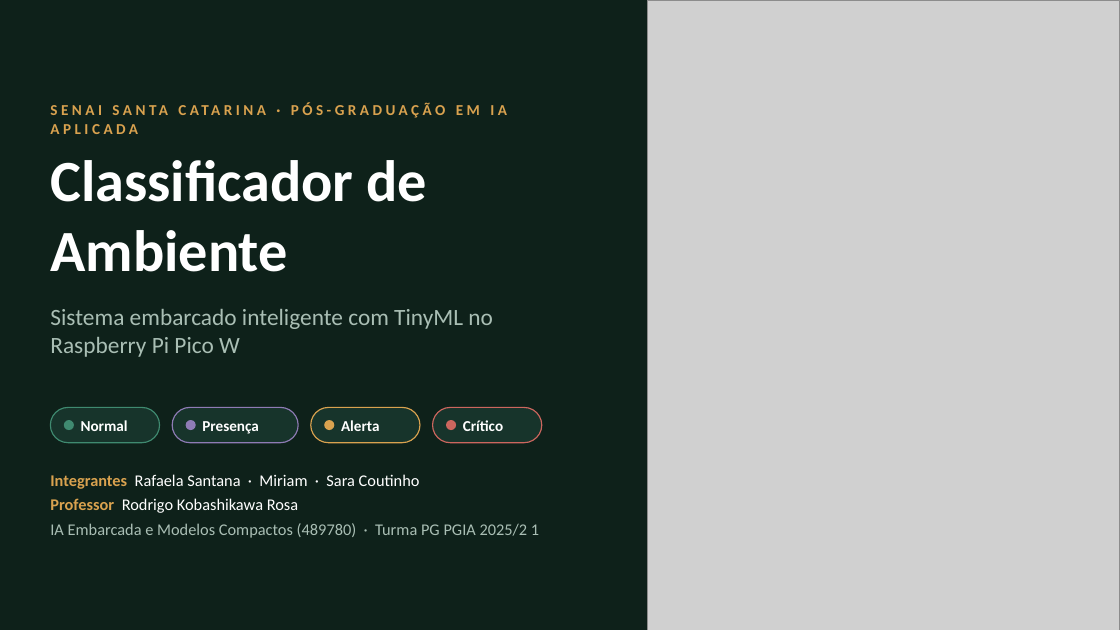
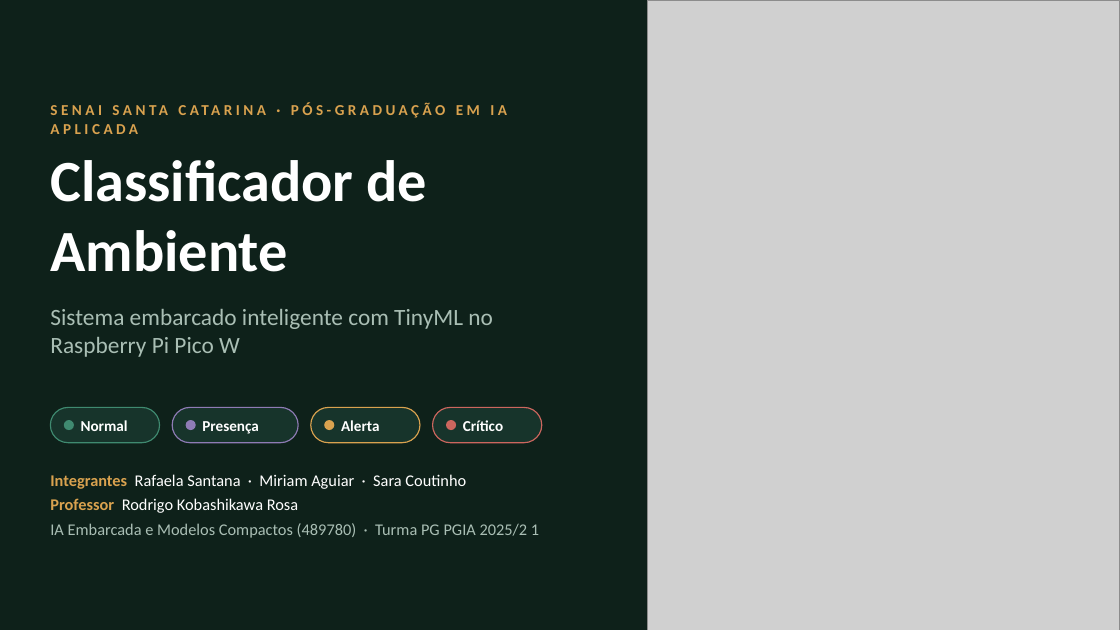
Before and after one commit to rafaelasantana-ia/classificador-de-ambiente, a slide deck: slide 1 of docs/entrega/Apresentacao-Classificador-de-Ambiente.pptx. Drawn at 1120x630 pixels with LibreOffice and Linux fonts; fonts in the diff are those of the drawing; grey boxes stand for pictures. Boxes give left, top, right and bottom in pixels: in the first picture for what was removed or moved away, otherwise in the second. Text is boxed around its words. In the diff, an @@ line names an element or a change of style, - is before the commit and + after.

Commit message:
Atualiza nome da integrante Miriam Aguiar na apresentação

```diff
--- a/docs/entrega/Apresentacao-Classificador-de-Ambiente.pptx
+++ b/docs/entrega/Apresentacao-Classificador-de-Ambiente.pptx
@@ text at box(50, 474, 466, 489): text changed @@
-Integrantes Rafaela Santana · Miriam · Sara Coutinho
+Integrantes Rafaela Santana · Miriam Aguiar · Sara Coutinho
```
Also in this commit, not shown: 1 other file.
